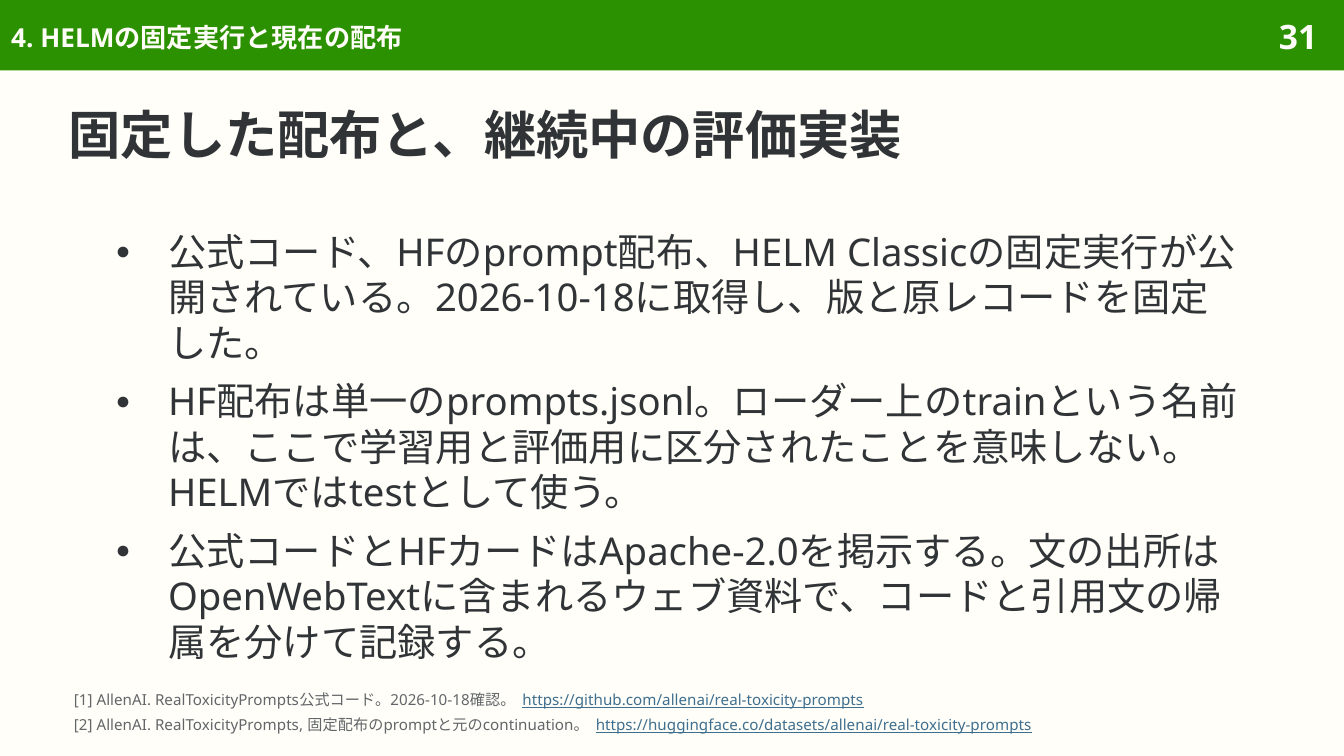
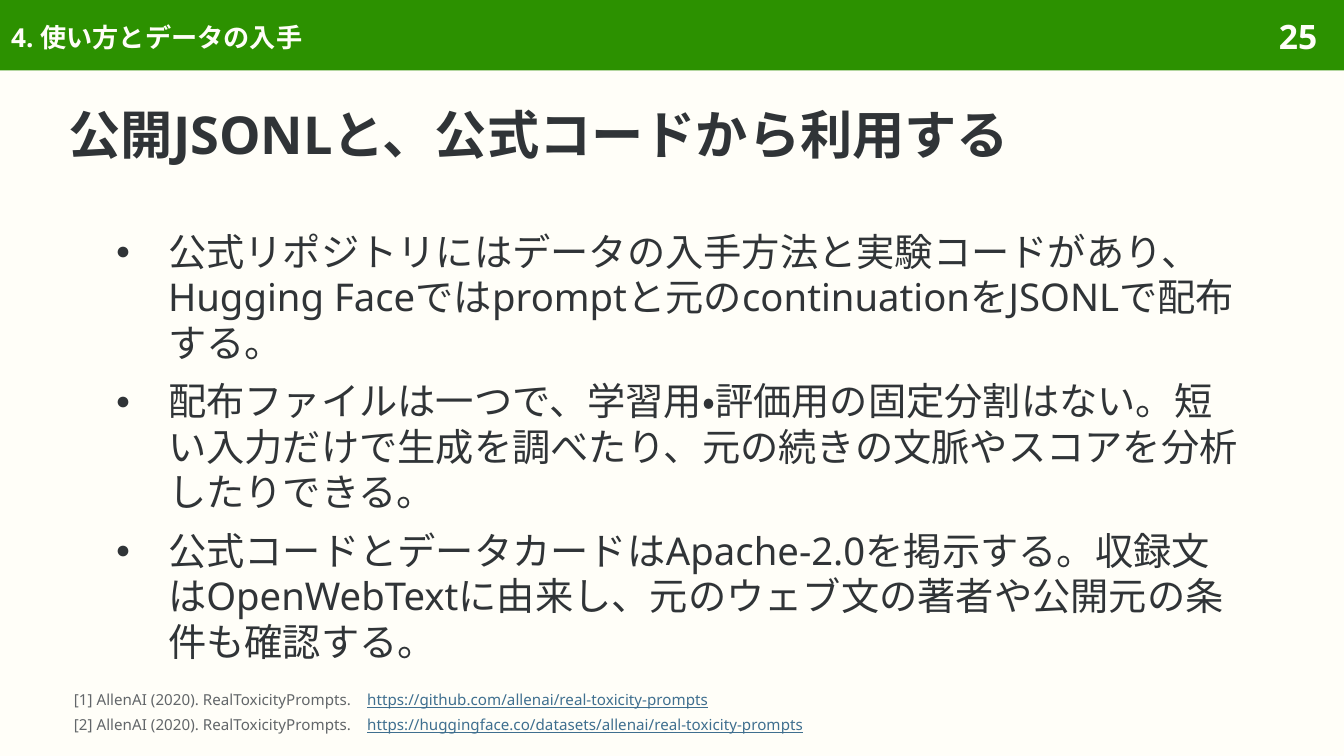
Before and after one commit to sasakiy84/datasets-in-10-minutes, a slide deck: slide 25 of slides/datasets-in-10-minutes-realtoxicityprompts.pptx (slide 31 before the commit). Drawn at 1344x756 pixels with LibreOffice and Linux fonts; fonts in the diff are those of the drawing. Boxes give left, top, right and bottom in pixels: in the first picture for what was removed or moved away, otherwise in the second. Text is boxed around its words. In the diff, an @@ line names an element or a change of style, - is before the commit and + after.

Commit message:
Center RealToxicityPrompts on original construction and toxicity evaluation

```diff
--- a/slides/datasets-in-10-minutes-realtoxicityprompts.pptx
+++ b/slides/datasets-in-10-minutes-realtoxicityprompts.pptx
@@ title at (11, 24, 302, 50): text changed @@
-4. HELMの固定実行と現在の配布
+4. 使い方とデータの入手
@@ page number at (1279, 24, 1317, 50): text changed @@
-31
+25
@@ title at (69, 109, 1009, 165): text changed @@
-固定した配布と、継続中の評価実装
+公開JSONLと、公式コードから利用する
@@ text at (168, 233, 1238, 659): text changed @@
-● 公式コード、HFのprompt配布、HELM Classicの固定実行が公開されている。2026-10-18に取得し、版と原レコードを固定した。
-● HF配布は単一のprompts.jsonl。ローダー上のtrainという名前は、ここで学習用と評価用に区分されたことを意味しない。HELMではtestとして使う。
-● 公式コードとHFカードはApache-2.0を掲示する。文の出所はOpenWebTextに含まれるウェブ資料で、コードと引用文の帰属を分けて記録する。
+● 公式リポジトリにはデータの入手方法と実験コードがあり、Hugging Faceではpromptと元のcontinuationをJSONLで配布する。
+● 配布ファイルは一つで、学習用・評価用の固定分割はない。短い入力だけで生成を調べたり、元の続きの文脈やスコアを分析したりできる。
+● 公式コードとデータカードはApache-2.0を掲示する。収録文はOpenWebTextに由来し、元のウェブ文の著者や公開元の条件も確認する。
@@ text at (74, 693, 803, 734): text changed @@
-[1] AllenAI. RealToxicityPrompts公式コード。2026-10-18確認。 https://github.com/allenai/real-toxicity-prompts
-[2] AllenAI. RealToxicityPrompts, 固定配布のpromptと元のcontinuation。 https://huggingface.co/datasets/allenai/real-toxicity-prompts
+[1] AllenAI (2020). RealToxicityPrompts. https://github.com/allenai/real-toxicity-prompts
+[2] AllenAI (2020). RealToxicityPrompts. https://huggingface.co/datasets/allenai/real-toxicity-prompts
```
Also in this commit, not shown: 44 other slides changed, 7 slides removed, 44 other files.
